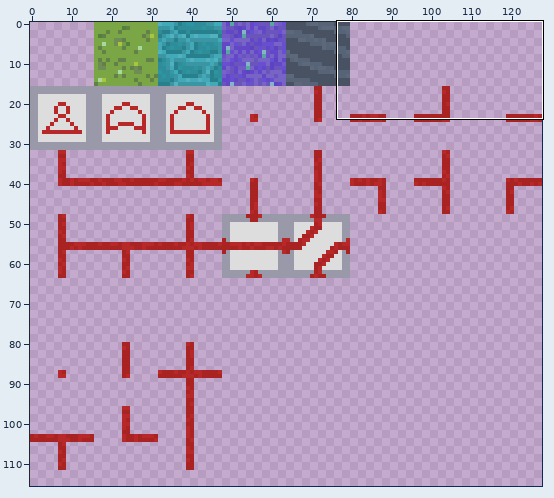
Sprite sheet: images/blocks.png. The first picture is a wide view before the edit; the outline marks the close-up.
Close-up. Before the commit:
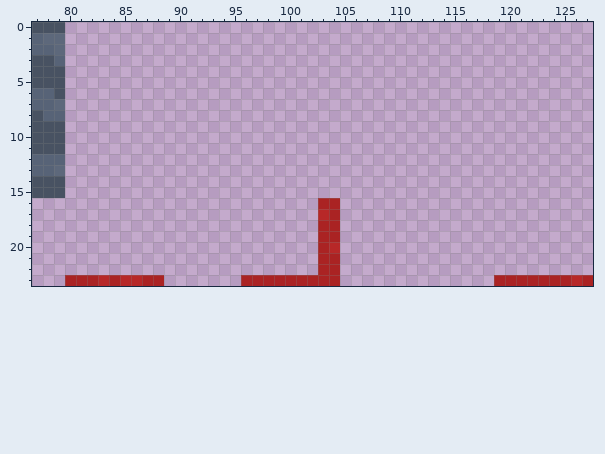
The file is 128x128 pixels. Colours within 5 levels of each other are drawn and written as one. Shown: x 77..127, y 0..23. The wide view leaves out empty margins.
After:
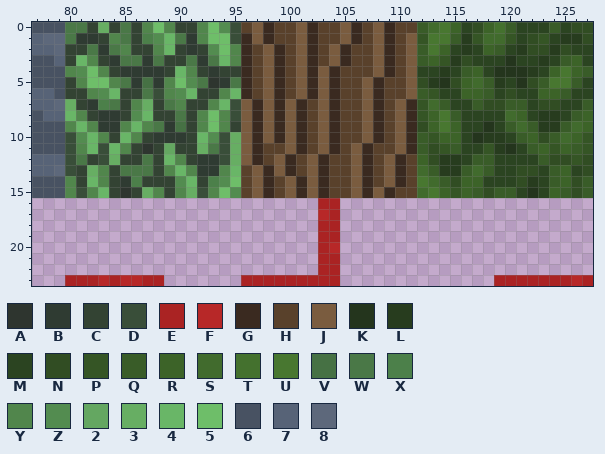
Palette (. is transparent): A #2e352f  B #2f3b32  C #334333  D #394e39  E #aa2323  F #b72828  G #3a2a20  H #59412b  J #7a5c3f  K #24351d  L #273c1e  M #2b4421  N #314d23  P #355525  Q #395c28  R #3c6328  S #416b2d  T #44712e  U #487730  V #467144  W #4a7847  X #4c804a  Y #51864c  Z #538c50  2 #64a761  3 #67ae63  4 #69b667  5 #6ebe69  6 #485262  7 #576377  8 #5d687b
Edits made:
Changed rows in their new state; - is an unchanged pixel.
first column x 80:
 0 WWC3CWCY5YCCY5ZDHJGHHJGHHJGHJGHHQSURMNRTQMMMQMNN
 1 WBBCYWCXZ4WBY55DGJGHHJGHHJGHJGHJPUUQLPSSPMNPMLLN
 2 CCWBWYCCY4CBCZ5YGHJGHJGHJGHHJGHJQURMLMRQMLNNLNMM
 3 C4YCBWWBWCCWBW4YGHJGHJGHJGHHJGHJQRPLNMMMKMMLMQRM
 4 YZ5YCBBBBC4YCBCCGHJGHJGJGHHHJGHJMMLMQRMKKKLMRURQ
 5 CY55YWBVBY5ZWABWGHJGHJGJGHHJGHHJNLKNRSQLMKNQUUQM
 6 CCYZ4CCWDYZ4CCY4GHJGHJGJGHHJGHHJQPMMRRQMNMMRRQMM
 7 3CBXWCY3CWYCCY4DJGJGJGHJGHHJGHJGPSQMMQNNQQMNNMMQ
 8 4YCBBCZ4CCWCY5YDJGJGJGHJGHHJGHJGPRUQMMMMSRMLLMQR
 9 Y4YBBY4YWBVCY5YCJGJGJGHJGHHJGHJGNRURMMKMQSQLLQSR
10 DZ4YC4YCBBBC4ZD3JGJGJGHJGHHJGHJGQPRRMKLLMQRNQSRP
11 DY4D4YCAC2CC3WD3JGHHJGHJGHJGHHJGQNPQMMPLKMQRPRQP
12 DWCD3CCWC4YCBBD3JGHJGHJGHHJGHJGHRNLLMQQMMMMQNNPN
13 DC3YCWWWCY4YBBY4HJGJGHJGHHJGHJGHSQLLQSQMMNNMQRMN
14 YC4YCBXCCCZ4CXZ5HJGHJGJGHHJGHJGHUSQNRRMMMNLMQRNQ
15 YDY4CAC3YCY3DY5ZHJGHJGJGHHJGJGHHSURPRQNQQMKMRQNQ
